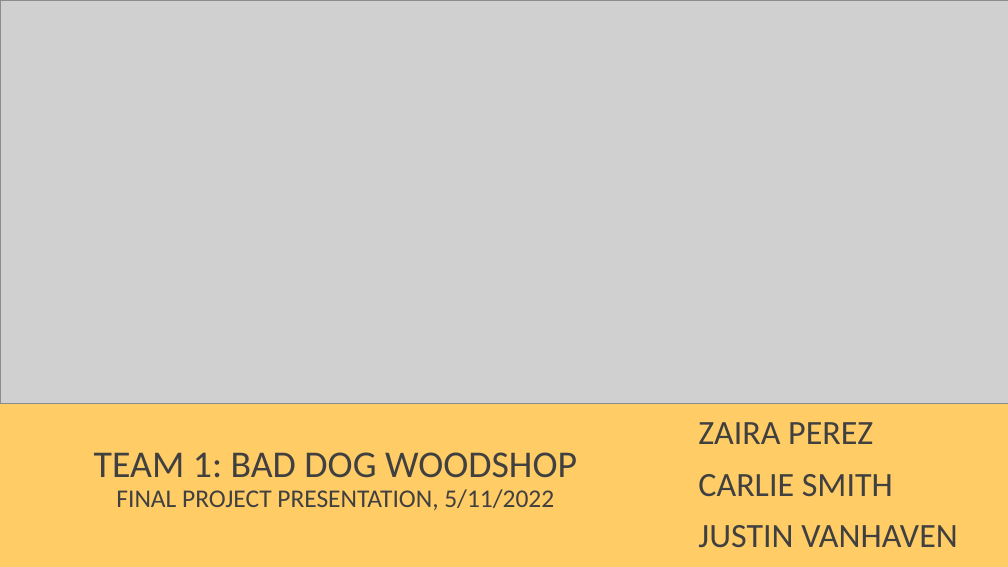
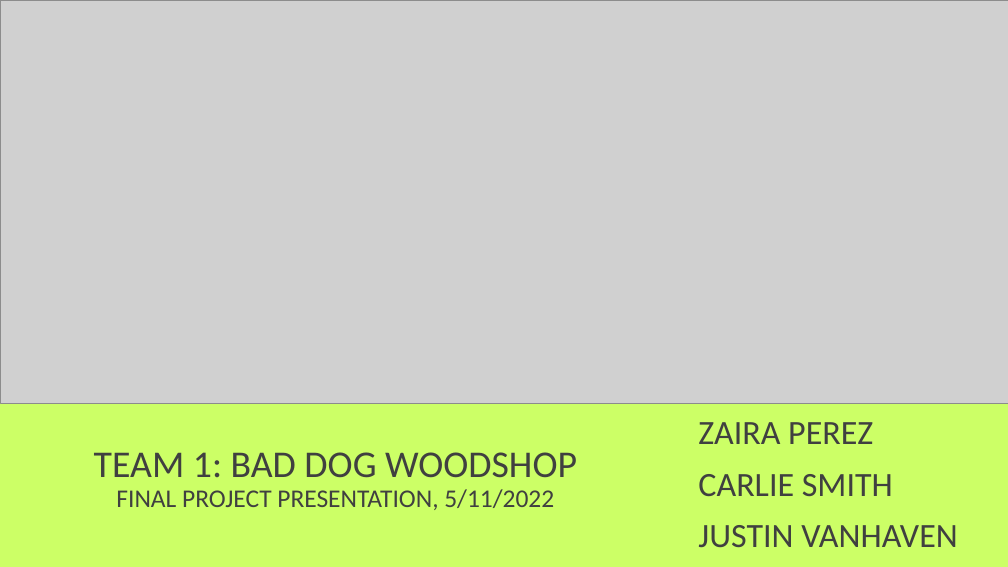
Before and after one commit to doctordutch/baddog, a slide deck: slide 1 of BDW presentation.pptx. Drawn at 1008x567 pixels with LibreOffice and Linux fonts; fonts in the diff are those of the drawing; grey boxes stand for pictures. Boxes give left, top, right and bottom in pixels: in the first picture for what was removed or moved away, otherwise in the second. Text is boxed around its words. In the diff, an @@ line names an element or a change of style, - is before the commit and + after.

```diff
--- a/BDW presentation.pptx
+++ b/BDW presentation.pptx
@@ background #FFCC66 to #CCFF66 @@
```
Also in this commit, not shown: 5 other slides changed, 16 other files.
